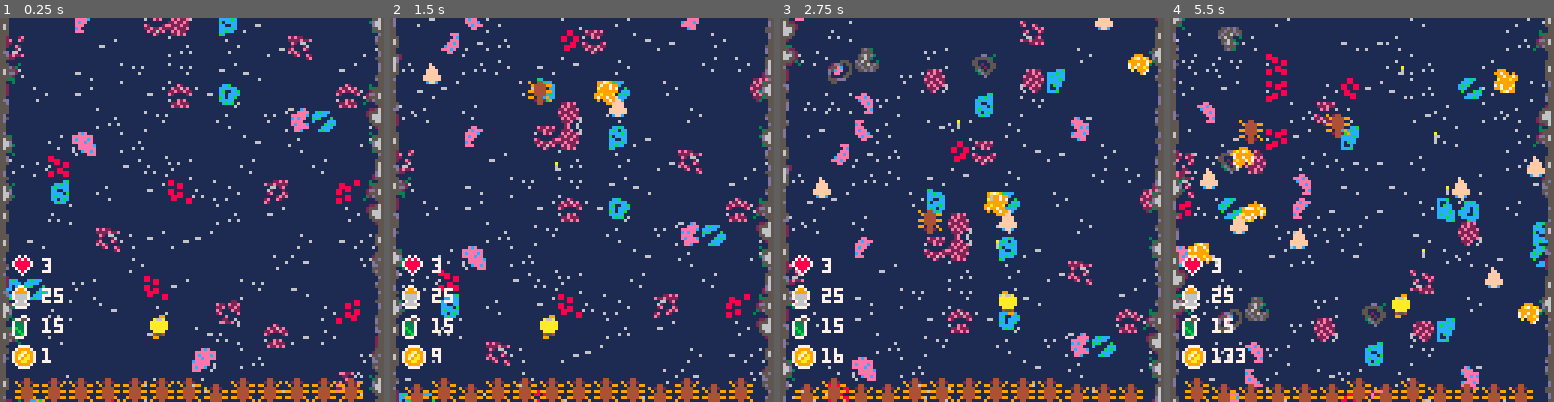
Above: before the commit, frames 1-4 (left to right).
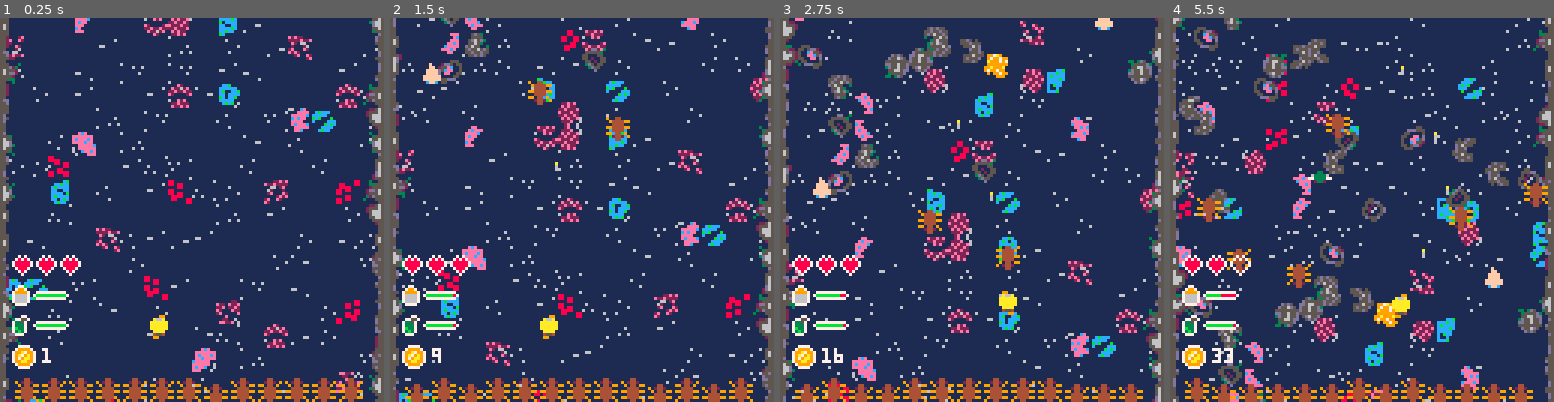
Above: after the commit, the same moments.

Repository: Mister-Oatbread/pico8_drg_game
Game: PICO-8 cartridge drg.p8
Same seed, same stepped clock (60 frames per second), same inputs: the game is played once before the commit and once after it.
Inputs:
- Up to frame 1 (0.25 s): no input
- Up to frame 2 (1.5 s): tap X (X key) at 0.33, 1.07 s; tap O (Z key) at 0.7 s
- Up to frame 3 (2.75 s): hold Right 1.6-2.1 s; tap O (Z key) at 1.7, 2.1, 2.5 s; tap X (X key) at 1.85 s; hold Up 2.15-2.42 s; hold Right from 2.47 s (still down)
- Up to frame 4 (5.5 s): tap O (Z key) every 0.4 s from 2.9 to 5.3 s; tap X (X key) at 2.97, 4.08, 5.2 s; release Right at 3.03 s; hold Left 3.08-3.58 s; hold Down 3.63-3.97 s; hold Right 4.02-4.68 s; hold Up 4.73-5.03 s; hold Left from 5.08 s (still down)

The runs differ from the first frame. In frame 1, 1.0% of the frame differs, in the area x 3-22%, y 61-84%; in frame 2, 2.4%; in frame 3, 5.6%; in frame 4, 12%, in the area x 2-99%, y 0-100%.

Commit message:
started working on fancier hud, start screen still wip

Diff:
--- a/creatures.lua
+++ b/creatures.lua
@@ -47,6 +47,7 @@
             alive = false;
             give_ammo(.2);
             no_lootbugs_killed = false;
+            add_killed_lootbug_name();
         end
     end
     function draw()
--- a/game.lua
+++ b/game.lua
@@ -4,12 +4,13 @@
 function initialize_game()
     damaged_sprite_duration = 4;
     game_time = 0;
+    game_status = "haz_screen";
 
     no_lootbugs_killed = true;
     no_cave_angels_killed = true;
     no_driller_drilled = true;
 
-    difficulty = 1;
+    difficulty = 2;
     if difficulty == 1 then
         obstacle_spawn_rate = .04;
         resource_spawn_rate = .05;
@@ -81,25 +82,6 @@
     end
 end
 
--- post game summary
-function display_death_screen()
-    rectfill(120,120,208,208,1);
-    print("game over!", 150, 125, 7);
-    print("score: "..player.points);
-    print("awards:", 121,140,7);
-    print("",126,140,7);
-    if no_lootbugs_killed then
-        print("no lootbugs killed");
-    end
-    if no_cave_angels_killed then
-        print("no cave angels killed");
-    end
-    if no_driller_drilled then
-        print("you spared");
-        print("the drillers");
-    end
-    stop("", 150, 150, 8);
-end
 
 -- this function takes a table of ratios for spawns and calculates
 -- the corresponding cumulative probabilities for them.
--- a/hud.lua
+++ b/hud.lua
@@ -2,17 +2,135 @@
 
 -- this file contains all hud elements
 function initialize_hud()
-    hud_sprites = {health=45,ammo=46,fuel=47,points=62};
+    hud_sprites = {heart=45,empty_heart=63,ammo=46,fuel=47,points=62};
+    prog_bar_sprite = 61;
+    loot_bug_names = {
+        "steeve",
+        "jimini",
+        "jebediah",
+        "emilia",
+        "olliver",
+        "matilda",
+        "benjamin",
+        "elodie",
+        "julien",
+        "amelia",
+        "sebby",
+        "charlie",
+        "rosalie",
+        "freddie",
+        "isabelle",
+        "tobias",
+        "lucien",
+        "henry",
+        "maxime",
+        "oliver",
+        "samuel",
+        "august",
+        "finnley",
+        "steevie",
+    };
+    killed_loot_bugs = {};
+    local haz_level_selection = 3;
 end
 
 function draw_hud()
-    spr(hud_sprites.health,105,180);
+    _draw_hearts();
     spr(hud_sprites.ammo,105,190);
     spr(hud_sprites.fuel,105,200);
     spr(hud_sprites.points,105,210);
 
-    print(player.health, 115,181,7);
-    print(player.ammo, 115,191,7);
-    print(flr(player.fuel/10), 115,201,7);
+    _draw_prog_bar(player.ammo/player.max_ammo,112,192);
+    _draw_prog_bar(player.fuel/player.max_fuel,112,202);
     print(player.points, 115,211,7);
 end
+
+-- takes a percentage, as well as x and y position, and paints a prog bar
+function _draw_prog_bar(percentage, x_coord, y_coord)
+    local green_pixels = flr(percentage*10);
+    local color;
+
+    spr(prog_bar_sprite,x_coord, y_coord);
+    spr(prog_bar_sprite,x_coord+5, y_coord);
+
+    for x=1,10 do
+        if x<=green_pixels then color=11 else color=8 end;
+        pset(x_coord+x,y_coord+1,color);
+    end
+end
+
+-- randomly draws a name from the killed loot bugs for the death screen
+function add_killed_lootbug_name()
+    add(killed_loot_bugs, loot_bug_names[flr(rnd(#loot_bug_names))]);
+end
+
+-- draw up to three hearts representing player health
+function _draw_hearts()
+    local x0 = 105;
+    local y0 = 180;
+
+    local hearts = {hud_sprites.heart, hud_sprites.heart, hud_sprites.heart};
+    if player.health < 1 then
+        hearts[1] = hud_sprites.empty_heart;
+    end
+    if player.health < 2 then
+        hearts[2] = hud_sprites.empty_heart;
+    end
+    if player.health < 3 then
+        hearts[3] = hud_sprites.empty_heart;
+    end
+    spr(hearts[1],x0,y0);
+    spr(hearts[2],x0+8,y0);
+    spr(hearts[3],x0+16,y0);
+end
+
+-- post game summary
+function display_death_screen()
+    rectfill(100,100,230,230,1);
+    draw_wall();
+    draw_super_wall();
+    player.x_pos = 160;
+    player.y_pos = 160;
+    draw_player();
+    draw_hud();
+    print("game over!", 150, 105, 7);
+    print("score: "..player.points);
+    print("awards:", 111,120,7);
+    print("",113,120,7);
+    if no_lootbugs_killed then
+        print("no lootbugs");
+        print("killed");
+    end
+    if no_cave_angels_killed then
+        print("no cave");
+        print("angels killed");
+    end
+    if no_driller_drilled then
+        print("you spared");
+        print("the drillers");
+    end
+    -- if not no_lootbugs_killed then
+    if true then
+        print("names of",180,120,7);
+        print("killed");
+        print("loot bugs:");
+        local y = 138;
+        for name in all(killed_loot_bugs) do
+            print(name,182,y);
+            y+=6;
+        end
+    end
+    stop("", 150, 150, 8);
+end
+
+-- lets you select hazard level
+function update_haz_selector();
+    if btnp(2) then haz_level_selection -= 1 end;
+    if btnp(3) then haz_level_selection += 1 end;
+    if haz_level_selection > 5 then haz_level_selection=1 end;
+    if haz_level_selection < 1 then haz_level_selection=5 end;
+end
+
+function display_haz_selector();
+    print("Choose a hazard level");
+end
Not shown, changed: 38 lines of the sprite sheet (__gfx__) section of drg.p8
